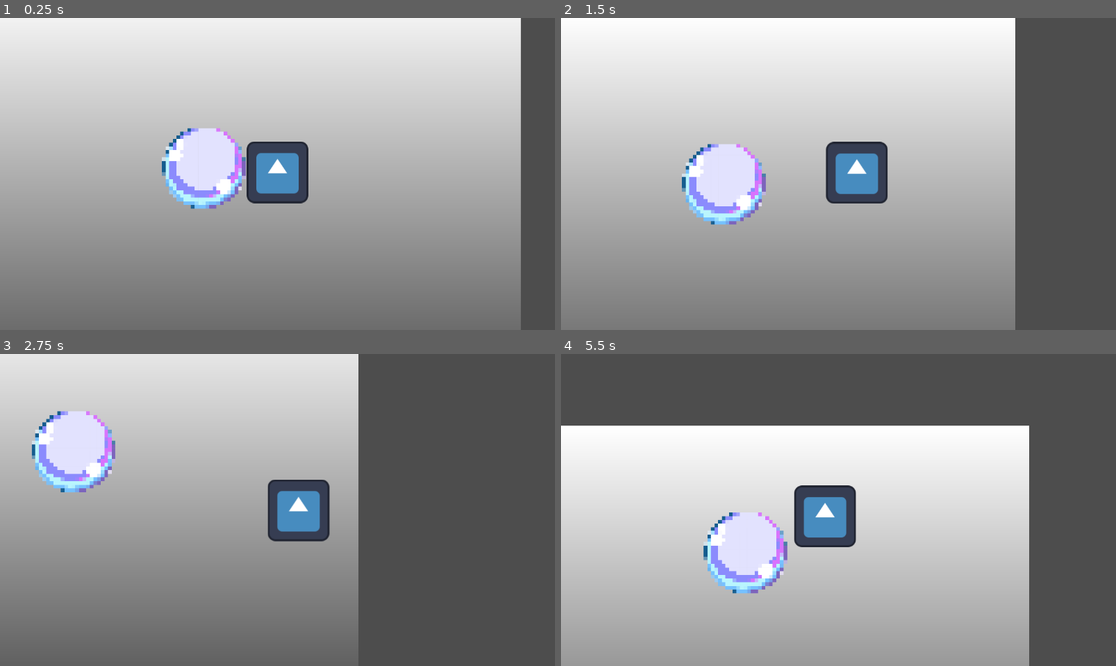
Above: before the commit, frames 1-4 (two rows, left to right).
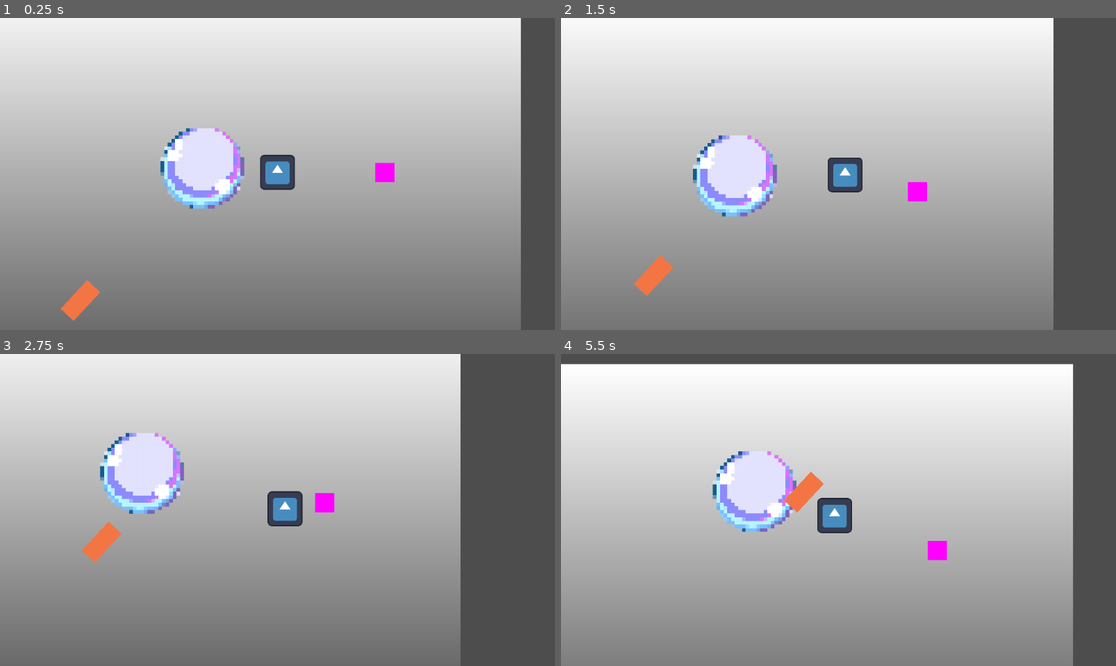
Above: after the commit, the same moments.

Repository: EmmanuelMartinezSalcedo/Burbuja
Game: Godot game, scene res://Scenes/deep_dive.tscn
Two runs of this game, one before a commit and one after it. Both use one fixed random seed, a clock stepped at 60 frames per second and the inputs below. The engine's default icon, where the game draws it, is replaced by a stand-in: a white triangle on a blue panel in a dark square.
Inputs (mouse positions are in pixels of both pictures, inside the frame that each line leads up to):
- Up to frame 1 (0.25 s): no input
- Up to frame 2 (1.5 s): tap Enter (ui_accept) at 0.5, 0.77 s; move the mouse to (960, 158) at 0.52 s; hold Right (ui_right) 0.53-1.28 s; click (960, 158) at 0.67 s; move the mouse to (727, 189) at 1.27 s; hold Down (ui_down) from 1.28 s (still down); click (727, 189) at 1.42 s
- Up to frame 3 (2.75 s): tap Enter (ui_accept) at 1.52 s; move the mouse to (333, 441) at 2.02 s; release Down (ui_down) at 2.03 s; hold Right (ui_right) from 2.03 s (still down); click (333, 441) at 2.17 s
- Up to frame 4 (5.5 s): move the mouse to (810, 572) at 2.77 s; release Right (ui_right) at 2.78 s; hold Up (ui_up) 2.78-3.53 s; click (810, 572) at 2.92 s; tap Enter (ui_accept) at 3.02, 3.77, 4.52 s; move the mouse to (1005, 556) at 3.52 s; hold Left (ui_left) 3.53-5.03 s; click (1005, 556) at 3.67 s; move the mouse to (672, 463) at 4.27 s; click (672, 463) at 4.42 s; move the mouse to (866, 510) at 5.02 s; hold Down (ui_down) from 5.03 s (still down); click (866, 510) at 5.17 s

The runs differ from the first frame. In frame 1, 3.1% of the frame differs, in the area x 10-72%, y 35-98%; in frame 2, 12%; in frame 3, 27%; in frame 4, 88%, in the area x 0-93%, y 3-100%.

Commit message:
Basic Swordfish

Diff:
--- a/Scenes/bubble.tscn
+++ b/Scenes/bubble.tscn
@@ -1,32 +1,36 @@
-[gd_scene load_steps=5 format=3 uid="uid://b1y62h0dnqlaq"]
+[gd_scene load_steps=6 format=3 uid="uid://b1y62h0dnqlaq"]
 
 [ext_resource type="Script" path="res://Scripts/bubble.gd" id="1_62y88"]
 [ext_resource type="Texture2D" uid="uid://c537qmjuyq3n8" path="res://Sprites/bubble.png" id="1_sy6hg"]
 [ext_resource type="Script" path="res://Scripts/fish_spawner.gd" id="3_2qiha"]
 
 [sub_resource type="CircleShape2D" id="CircleShape2D_17cla"]
-radius = 150.5
+radius = 139.044
+
+[sub_resource type="CircleShape2D" id="CircleShape2D_bbt45"]
+radius = 110.018
 
 [node name="Bubble" type="CharacterBody2D"]
 script = ExtResource("1_62y88")
 
 [node name="Sprite2D" type="Sprite2D" parent="."]
-position = Vector2(3.99999, 9.53674e-07)
 scale = Vector2(0.099359, 0.1)
 texture = ExtResource("1_sy6hg")
 
-[node name="Area2D" type="Area2D" parent="." groups=["player"]]
+[node name="GrabbableArea" type="Area2D" parent="." groups=["player"]]
 
-[node name="CollisionShape2D" type="CollisionShape2D" parent="Area2D"]
+[node name="CollisionShape2D" type="CollisionShape2D" parent="GrabbableArea"]
 position = Vector2(1.5, 0.25)
-shape = SubResource("CircleShape2D_17cla")
-
-[node name="CollisionShape2D" type="CollisionShape2D" parent="."]
-position = Vector2(3, 0.5)
 shape = SubResource("CircleShape2D_17cla")
 
 [node name="FishSpawner" type="Node2D" parent="."]
 script = ExtResource("3_2qiha")
 
-[connection signal="area_entered" from="Area2D" to="." method="_on_area_2d_area_entered"]
-[connection signal="area_exited" from="Area2D" to="." method="_on_area_2d_area_exited"]
+[node name="Hitbox2" type="Area2D" parent="."]
+
+[node name="Hitbox" type="CollisionShape2D" parent="Hitbox2"]
+shape = SubResource("CircleShape2D_bbt45")
+
+[connection signal="area_entered" from="GrabbableArea" to="." method="_on_grabbable_area_area_entered"]
+[connection signal="area_exited" from="GrabbableArea" to="." method="_on_grabbable_area_area_exited"]
+[connection signal="area_entered" from="Hitbox2" to="." method="_on_hitbox_2_area_entered"]
--- a/Scenes/deep_dive.tscn
+++ b/Scenes/deep_dive.tscn
@@ -1,7 +1,8 @@
-[gd_scene load_steps=5 format=3 uid="uid://dti4r1e43apft"]
+[gd_scene load_steps=6 format=3 uid="uid://dti4r1e43apft"]
 
 [ext_resource type="PackedScene" uid="uid://dt2va7o282vnf" path="res://Scenes/player.tscn" id="1_6dcni"]
 [ext_resource type="PackedScene" uid="uid://b1y62h0dnqlaq" path="res://Scenes/bubble.tscn" id="2_bxrkf"]
+[ext_resource type="PackedScene" uid="uid://2m4gwgkjekmy" path="res://Scenes/sword_fish.tscn" id="3_gwtra"]
 
 [sub_resource type="Gradient" id="Gradient_wydvk"]
 
@@ -21,6 +22,18 @@
 
 [node name="Bubble" parent="." instance=ExtResource("2_bxrkf")]
 position = Vector2(487, 382)
+scale = Vector2(0.655, 0.655)
 
 [node name="Player" parent="." instance=ExtResource("1_6dcni")]
 position = Vector2(643, 394)
+scale = Vector2(0.565, 0.565)
+
+[node name="SwordFish" parent="." instance=ExtResource("3_gwtra")]
+position = Vector2(217, 673)
+
+[node name="ColorRect" type="ColorRect" parent="."]
+offset_left = 846.0
+offset_top = 369.0
+offset_right = 886.0
+offset_bottom = 409.0
+color = Color(1, 0, 1, 1)
--- a/Scenes/sword_fish.tscn
+++ b/Scenes/sword_fish.tscn
@@ -3,18 +3,22 @@
 [ext_resource type="Script" path="res://Scripts/sword_fish.gd" id="1_0pd63"]
 
 [sub_resource type="RectangleShape2D" id="RectangleShape2D_153lk"]
+size = Vector2(41.0811, 11.8919)
 
 [node name="SwordFish" type="CharacterBody2D"]
+scale = Vector2(1.85, 1.85)
 script = ExtResource("1_0pd63")
 
 [node name="ColorRect" type="ColorRect" parent="."]
-offset_left = -10.0
+offset_left = -22.0
 offset_top = -10.0
-offset_right = 10.0
+offset_right = 22.0
 offset_bottom = 10.0
 color = Color(0.952274, 0.457467, 0.267661, 1)
 
-[node name="Area2D" type="Area2D" parent="."]
+[node name="Hitbox" type="Area2D" parent="." groups=["enemy"]]
 
-[node name="CollisionShape2D" type="CollisionShape2D" parent="Area2D"]
+[node name="CollisionShape2D" type="CollisionShape2D" parent="Hitbox"]
+position = Vector2(-1.86869e-06, 7.08812e-07)
+scale = Vector2(1, 1)
 shape = SubResource("RectangleShape2D_153lk")
--- a/Scripts/bubble.gd
+++ b/Scripts/bubble.gd
@@ -6,8 +6,8 @@
 func _ready() -> void:
 	volume = 7.0  # Volumen del jugador
 	density = 1  # Densidad del jugador (ajustable según el objeto)
-	speed = 50.0  # Velocidad base de movimiento del jugador
-	max_speed = 100.0  # Límite máximo de velocidad
+	speed = 20.0  # Velocidad base de movimiento del jugador
+	max_speed = 50.0  # Límite máximo de velocidad
 	momentum_x = 0.97
 	momentum_y = 0.95
 
@@ -41,14 +41,18 @@
 	# Update position based on velocity
 	position += velocity * delta
 
-# When entering the player's area, start following
-func _on_area_2d_area_entered(area: Area2D) -> void:
+func _on_grabbable_area_area_entered(area: Area2D) -> void:
 	if area.is_in_group("player"):
 		is_following_player = true
 		player = area.get_parent()  # Get the actual player node if needed
 
-# When exiting the player's area, stop following
-func _on_area_2d_area_exited(area: Area2D) -> void:
+
+func _on_grabbable_area_area_exited(area: Area2D) -> void:
 	if area.is_in_group("player"):
 		is_following_player = false
 		player = null  # Reset the player reference
+
+
+func _on_hitbox_2_area_entered(area: Area2D) -> void:
+	if area.is_in_group("enemy"):
+		print("You are die")
--- a/Scripts/fish_spawner.gd
+++ b/Scripts/fish_spawner.gd
@@ -2,11 +2,11 @@
 
 # Path to the fish scene
 var fish_scene_path: String = "res://Scenes/sword_fish.tscn"
-var spawn_interval: float = 2.0  # Intervalo de tiempo entre los spawns de los peces
+var spawn_interval: float = 10.0  # Intervalo de tiempo entre los spawns de los peces
 var time_since_last_spawn: float = 0.0  # Tiempo desde el último spawn
 var bubble_position: Vector2  # La posición de la burbuja
 var spawn_radius: float = 400.0  # Rango para el desplazamiento de los peces debajo de la burbuja
-var min_distance_below: float = 200.0  # Distancia mínima desde la burbuja donde el pez aparece
+var min_distance_below: float = 500.0  # Distancia mínima desde la burbuja donde el pez aparece
 
 # Called when the node enters the scene tree for the first time.
 func _ready() -> void:
@@ -29,7 +29,7 @@
 
 	# Crear una instancia de la escena del pez
 	var fish_instance = fish_scene.instantiate()
-
+	fish_instance.bubble_position = bubble_position
 	# Calcular una posición debajo de la burbuja
 	var x_offset = randf_range(-spawn_radius, spawn_radius)  # Desplazamiento aleatorio en el eje X
 	var y_offset = randf_range(min_distance_below, spawn_radius)  # Desplazamiento en el eje Y, siempre debajo
--- a/Scripts/player.gd
+++ b/Scripts/player.gd
@@ -6,9 +6,16 @@
 	volume = 70.0  # Volumen del jugador
 	density = 1.7  # Densidad del jugador (ajustable según el objeto)
 	speed = 10.0  # Velocidad base de movimiento del jugador
-	max_speed = 250.0  # Límite máximo de velocidad
+	max_speed = 90.0  # Límite máximo de velocidad
 	momentum_x = 0.97
 	momentum_y = 0.95
+
+# Detecta los clics del ratón y obtiene las coordenadas del clic
+func _input(event) -> void:
+	# Verifica si el evento es un clic con el botón izquierdo del ratón
+	if event is InputEventMouseButton and event.button_index == MOUSE_BUTTON_LEFT and event.pressed:
+		# Imprime las coordenadas globales del clic
+		print("Coordenadas del clic: ", get_global_mouse_position())
 
 func user_input() -> void:
 	# Movimiento del jugador
--- a/Scripts/sword_fish.gd
+++ b/Scripts/sword_fish.gd
@@ -1,30 +1,47 @@
 extends Entity
 
-
-const SPEED = 300.0
-const JUMP_VELOCITY = -400.0
+const SPEED = 200.0  # Velocidad base de movimiento
+var bubble: Entity = null  # Referencia a la burbuja
+var direction_to_bubble: Vector2  # Dirección hacia la burbuja
+var bubble_position: Vector2  # Posición de la burbuja
 
 func _ready() -> void:
 	volume = 70.0  # Volumen del jugador
 	density = 1.9  # Densidad del jugador (ajustable según el objeto)
-	speed = 10.0  # Velocidad base de movimiento del jugador
-	max_speed = 250.0  # Límite máximo de velocidad
+	speed = 5.0  # Velocidad base de movimiento
+	max_speed = 100.0  # Límite máximo de velocidad
 	momentum_x = 0.97
 	momentum_y = 0.95
 
 	health = 100
 	damage = 100
 
+	# Asegúrate de que la burbuja esté correctamente asignada antes de mover el pez.
+	bubble = get_parent().get_node("Bubble")  # Ajusta la ruta al nodo de la burbuja
+
+	# Calcular la dirección hacia la burbuja cuando el pez se crea
+	if bubble:
+		direction_to_bubble = (bubble.position - position).normalized()  # Dirección hacia la burbuja
+
 func _process(delta: float) -> void:
+	# Mover el pez en la dirección hacia la burbuja
+	velocity = direction_to_bubble * SPEED  # Movimiento hacia la burbuja
 
+	# Rotar el pez para que apunte hacia la burbuja
+	# Usamos el ángulo del vector dirección para rotar el pez
+	rotation = direction_to_bubble.angle()  # Obtiene el ángulo del vector de dirección
+
+	# Aplicar la fuerza hidrostática y el peso
 	var buoyant_force = hydrostatic_force(volume)  # Fuerza hacia arriba
 	var body_weight = weight()  # Fuerza hacia abajo
 
 	var net_force = buoyant_force - body_weight
 
-	velocity.y -= net_force * delta
+	velocity.y -= net_force * delta  # Afectar la velocidad en el eje Y por la fuerza neta
 
 	# Límite de velocidad
 	if velocity.length() > max_speed:
 		velocity = velocity.normalized() * max_speed
+
+	# Actualizar la posición del pez
 	position += velocity * delta
--- a/project.godot
+++ b/project.godot
@@ -19,3 +19,39 @@
 
 bubble=""
 player=""
+enemy=""
+
+[input]
+
+ui_left={
+"deadzone": 0.5,
+"events": [Object(InputEventKey,"resource_local_to_scene":false,"resource_name":"","device":0,"window_id":0,"alt_pressed":false,"shift_pressed":false,"ctrl_pressed":false,"meta_pressed":false,"pressed":false,"keycode":4194319,"physical_keycode":0,"key_label":0,"unicode":0,"location":0,"echo":false,"script":null)
+, Object(InputEventJoypadButton,"resource_local_to_scene":false,"resource_name":"","device":0,"button_index":13,"pressure":0.0,"pressed":false,"script":null)
+, Object(InputEventJoypadMotion,"resource_local_to_scene":false,"resource_name":"","device":0,"axis":0,"axis_value":-1.0,"script":null)
+, Object(InputEventKey,"resource_local_to_scene":false,"resource_name":"","device":-1,"window_id":0,"alt_pressed":false,"shift_pressed":false,"ctrl_pressed":false,"meta_pressed":false,"pressed":false,"keycode":0,"physical_keycode":65,"key_label":0,"unicode":65,"location":0,"echo":false,"script":null)
+]
+}
+ui_right={
+"deadzone": 0.5,
+"events": [Object(InputEventKey,"resource_local_to_scene":false,"resource_name":"","device":0,"window_id":0,"alt_pressed":false,"shift_pressed":false,"ctrl_pressed":false,"meta_pressed":false,"pressed":false,"keycode":4194321,"physical_keycode":0,"key_label":0,"unicode":0,"location":0,"echo":false,"script":null)
+, Object(InputEventJoypadButton,"resource_local_to_scene":false,"resource_name":"","device":0,"button_index":14,"pressure":0.0,"pressed":false,"script":null)
+, Object(InputEventJoypadMotion,"resource_local_to_scene":false,"resource_name":"","device":0,"axis":0,"axis_value":1.0,"script":null)
+, Object(InputEventKey,"resource_local_to_scene":false,"resource_name":"","device":-1,"window_id":0,"alt_pressed":false,"shift_pressed":false,"ctrl_pressed":false,"meta_pressed":false,"pressed":false,"keycode":0,"physical_keycode":68,"key_label":0,"unicode":68,"location":0,"echo":false,"script":null)
+]
+}
+ui_up={
+"deadzone": 0.5,
+"events": [Object(InputEventKey,"resource_local_to_scene":false,"resource_name":"","device":0,"window_id":0,"alt_pressed":false,"shift_pressed":false,"ctrl_pressed":false,"meta_pressed":false,"pressed":false,"keycode":4194320,"physical_keycode":0,"key_label":0,"unicode":0,"location":0,"echo":false,"script":null)
+, Object(InputEventJoypadButton,"resource_local_to_scene":false,"resource_name":"","device":0,"button_index":11,"pressure":0.0,"pressed":false,"script":null)
+, Object(InputEventJoypadMotion,"resource_local_to_scene":false,"resource_name":"","device":0,"axis":1,"axis_value":-1.0,"script":null)
+, Object(InputEventKey,"resource_local_to_scene":false,"resource_name":"","device":-1,"window_id":0,"alt_pressed":false,"shift_pressed":false,"ctrl_pressed":false,"meta_pressed":false,"pressed":false,"keycode":0,"physical_keycode":87,"key_label":0,"unicode":87,"location":0,"echo":false,"script":null)
+]
+}
+ui_down={
+"deadzone": 0.5,
+"events": [Object(InputEventKey,"resource_local_to_scene":false,"resource_name":"","device":0,"window_id":0,"alt_pressed":false,"shift_pressed":false,"ctrl_pressed":false,"meta_pressed":false,"pressed":false,"keycode":4194322,"physical_keycode":0,"key_label":0,"unicode":0,"location":0,"echo":false,"script":null)
+, Object(InputEventJoypadButton,"resource_local_to_scene":false,"resource_name":"","device":0,"button_index":12,"pressure":0.0,"pressed":false,"script":null)
+, Object(InputEventJoypadMotion,"resource_local_to_scene":false,"resource_name":"","device":0,"axis":1,"axis_value":1.0,"script":null)
+, Object(InputEventKey,"resource_local_to_scene":false,"resource_name":"","device":-1,"window_id":0,"alt_pressed":false,"shift_pressed":false,"ctrl_pressed":false,"meta_pressed":false,"pressed":false,"keycode":0,"physical_keycode":83,"key_label":0,"unicode":83,"location":0,"echo":false,"script":null)
+]
+}
